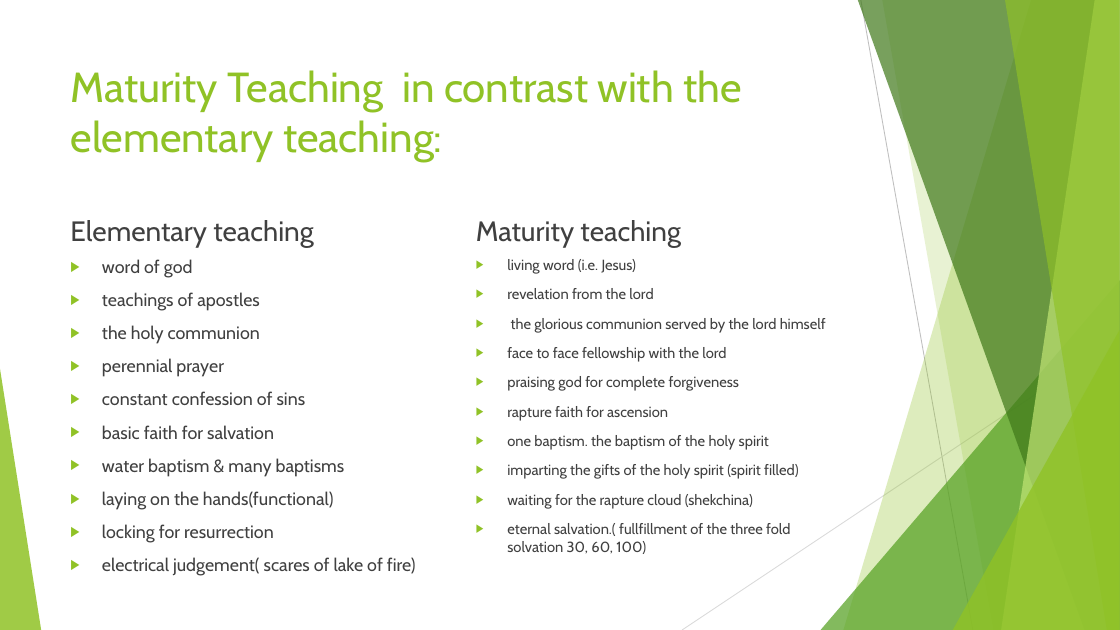
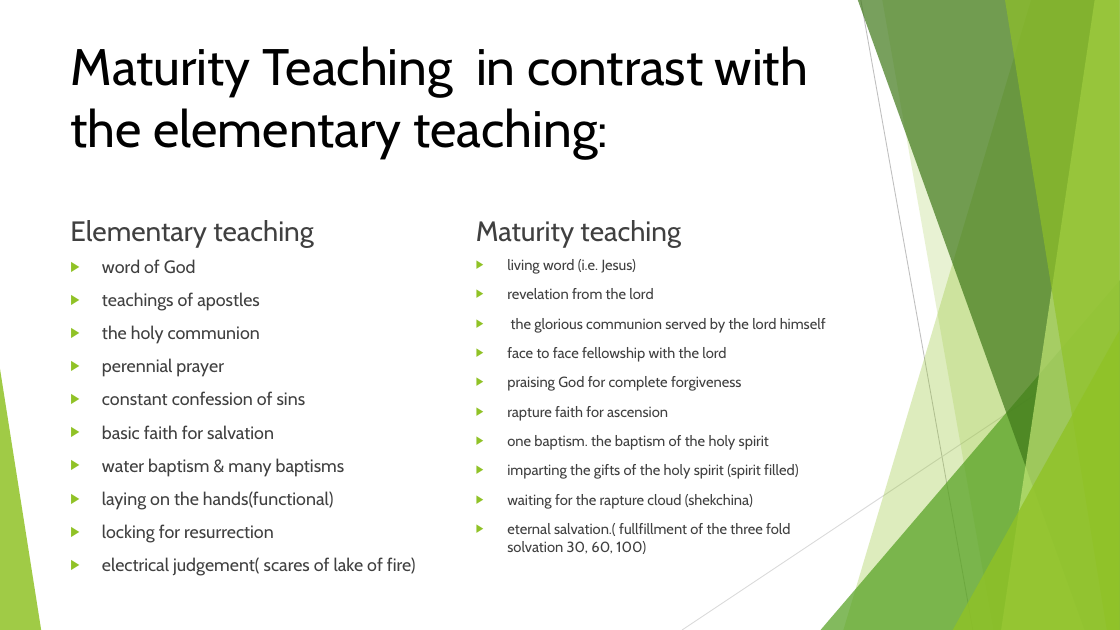
Before and after one commit to GOVARTHANAN123/Time, a slide deck: slide 15 of singapore_presentation3.pptx (slide 14 before the commit). Drawn at 1120x630 pixels with LibreOffice and Linux fonts; fonts in the diff are those of the drawing. Boxes give left, top, right and bottom in pixels: in the first picture for what was removed or moved away, otherwise in the second. Text is boxed around its words. In the diff, an @@ line names an element or a change of style, - is before the commit and + after.

```diff
--- a/singapore_presentation3.pptx
+++ b/singapore_presentation3.pptx
@@ title "Maturity Teaching in contrast with ...": place and size @@
-title "Maturity Teaching in contrast with ..." at [71, 70, 741, 162]
+title "Maturity Teaching in contrast with ..." at [71, 46, 808, 158]
@@ title "Maturity Teaching in contrast with ..." at [71, 46, 808, 158]: size 36 to 44 pt, text colour #90C226 to #000000 @@
@@ text at [102, 259, 196, 273]: text changed @@
-▶ word of god
+▶ word of God
@@ text at [507, 376, 741, 391]: text changed @@
-▶ praising god for complete forgiveness
+▶ praising God for complete forgiveness
```
Also in this commit, not shown: 10 other slides changed, 1 slide added, 2 other files.
